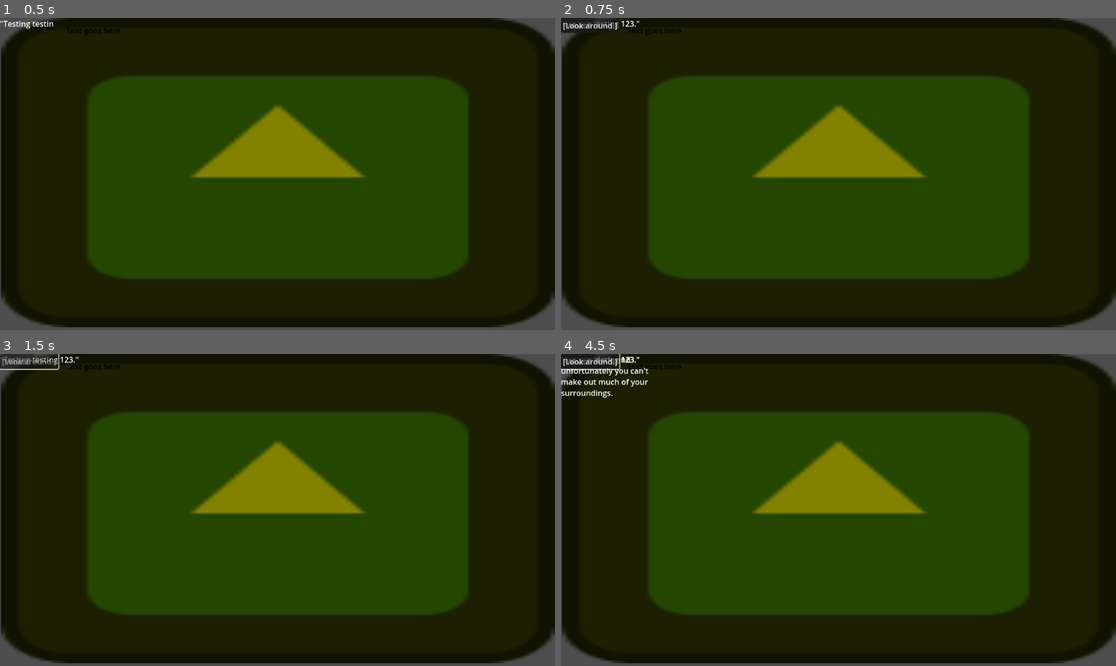
Above: before the commit, frames 1-4 (two rows, left to right).
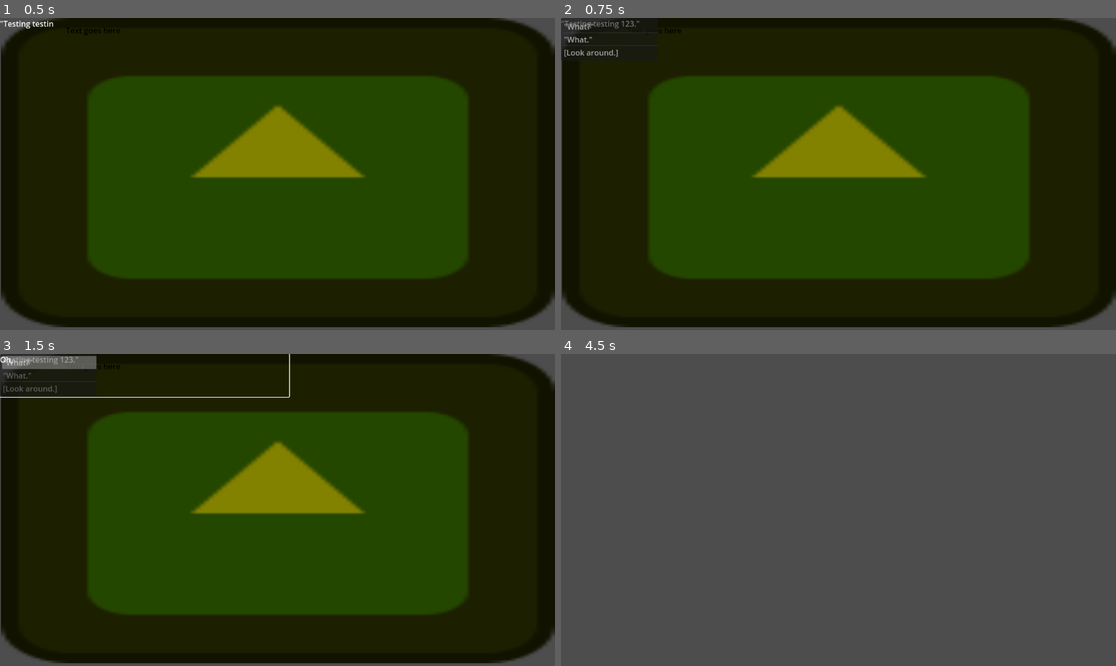
Above: after the commit, the same moments.

Repository: Jollista/Brackeys-Jam-2024.1
Game: Godot game, scene res://dialogue_test.tscn
Same seed, same stepped clock (60 frames per second), same inputs: the game is played once before the commit and once after it. The project has no main scene, so this scene is started directly. The engine's default icon, where the game draws it, is replaced by a stand-in: a white triangle on a blue panel in a dark square.
Inputs (mouse positions are in pixels of both pictures, inside the frame that each line leads up to):
- Up to frame 1 (0.5 s): no input
- Up to frame 2 (0.75 s): move the mouse to (960, 158) at 0.52 s; click (960, 158) at 0.6 s
- Up to frame 3 (1.5 s): click (16, 360) at 1.25 s, where only the run before the commit has a clickable "'What?'"
- Up to frame 4 (4.5 s): move the mouse to (727, 525) at 2.02 s; click (727, 525) at 2.1 s; move the mouse to (894, 441) at 2.77 s; click (894, 441) at 2.85 s; tap Enter at 3.5 s; move the mouse to (810, 572) at 3.52 s; click (810, 572) at 3.6 s; move the mouse to (1005, 556) at 4.27 s; click (1005, 556) at 4.35 s

Frame 1 is identical in both runs. In frame 2, 0.4% of the frame differs, in the area x 0-18%, y 0-14%; in frame 3, 1.2%; in frame 4, 98%, in the area x 0-100%, y 0-100%.

Commit message:
Refactored to use item list instead of individual buttons for dialogue choices. Way better already

Diff:
--- a/Dialogue/DialogueCanvas.gd
+++ b/Dialogue/DialogueCanvas.gd
@@ -33,7 +33,8 @@
 var skipping = false
 
 var selection
-var choice_buttons = []
+var choice_items = []
+var choices_list
 
 signal choice_selected
 
@@ -98,7 +99,7 @@
 	finished = false
 
 	# if index is out of bounds, end dialogue
-	if current_dialogue >= len(dialogue) or current_dialogue < 0:
+	if current_dialogue >= len(dialogue) or current_dialogue < 0 or not dialogue[current_dialogue].has("Text"):
 		end_dialogue()
 		return
 
@@ -156,10 +157,13 @@
 		var choice = selection
 
 		print("current_dialogue: ", current_dialogue)
-		current_dialogue = index_of_line(choice["Next"])
-		print("Selected choice: \"", choice["Text"],"\"")
-		print("Next label: ", choice["Next"])
-		print("updated with label: ", current_dialogue)
+		if choice.has("Next"):
+			current_dialogue = index_of_line(choice["Next"])
+			print("Selected choice: \"", choice["Text"],"\"")
+			print("Next label: ", choice["Next"])
+			print("updated with label: ", current_dialogue)
+		else:
+			current_dialogue += 1
 
 	elif dialogue[current_dialogue].has("Next"):
 		# get index of next (the line with the label tag matching dialogue[current_dialogue]["Next"])
@@ -212,20 +216,25 @@
 	# iterate through associative array of choices
 	# for each, add a button as a child of text
 	# connect signals for each button to get_selection
-	choice_buttons = []
-	for i in len(choices):
-		var button = Button.new()
-		button.set_text(choices[i]["Text"])
-		button.pressed.connect(_on_choice_selected)
-		chat.add_child(button)
-		choice_buttons.append([button,choices[i]])
-
-func _on_choice_selected():
+
+	choices_list = ItemList.new()
+	choices_list.auto_height = true
+	choices_list.custom_minimum_size = Vector2(600, 0)
+	choices_list.item_selected.connect(_on_choice_selected)
+	chat.add_child(choices_list)
+
+	choice_items = []
+	for choice in choices:
+		choices_list.add_item(choice["Text"])
+		choice_items.append(choice)
+
+func _on_choice_selected(index:int):
 	# loop through choice buttons
 	# if button is pressed, that's the one that triggered the signal
 	# set selection to associated choice, signal, and disable all buttons
-	for button in choice_buttons:
-		if button[0].is_pressed():
-			selection = button[1]
-			choice_selected.emit()
-		button[0].disabled = true
+
+	selection = choice_items[index]
+	choice_selected.emit()
+
+	for i in choices_list.item_count:
+		choices_list.set_item_disabled(i, true)
--- a/Dialogue/JSONs/test.json
+++ b/Dialogue/JSONs/test.json
@@ -13,7 +13,8 @@
 		"Text":"Oh, don't mind me I'm just here to help you test some things."
 	},
 	{
-		"Text":"Namely, branching dialogue. I do hope it's working."
+		"Text":"Namely, branching dialogue. I do hope it's working.",
+		"Next":"END"
 	},
 
 	{
